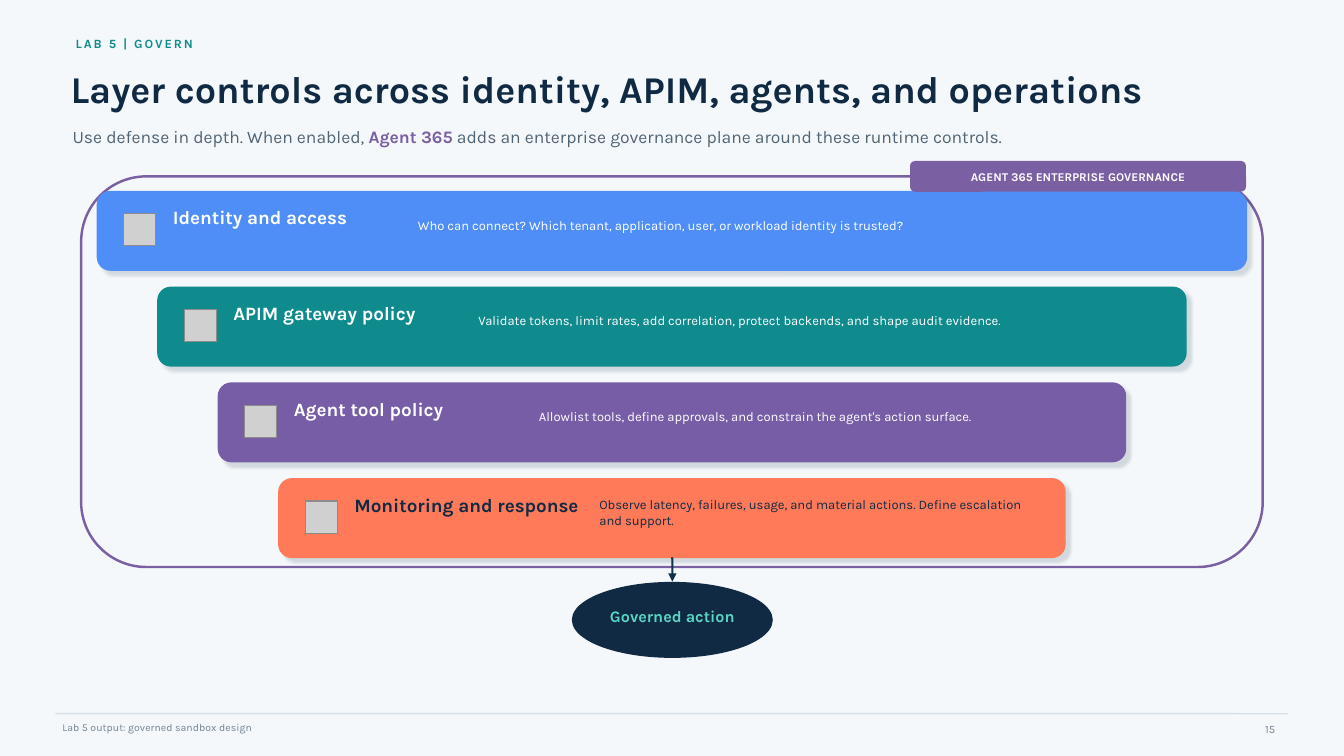
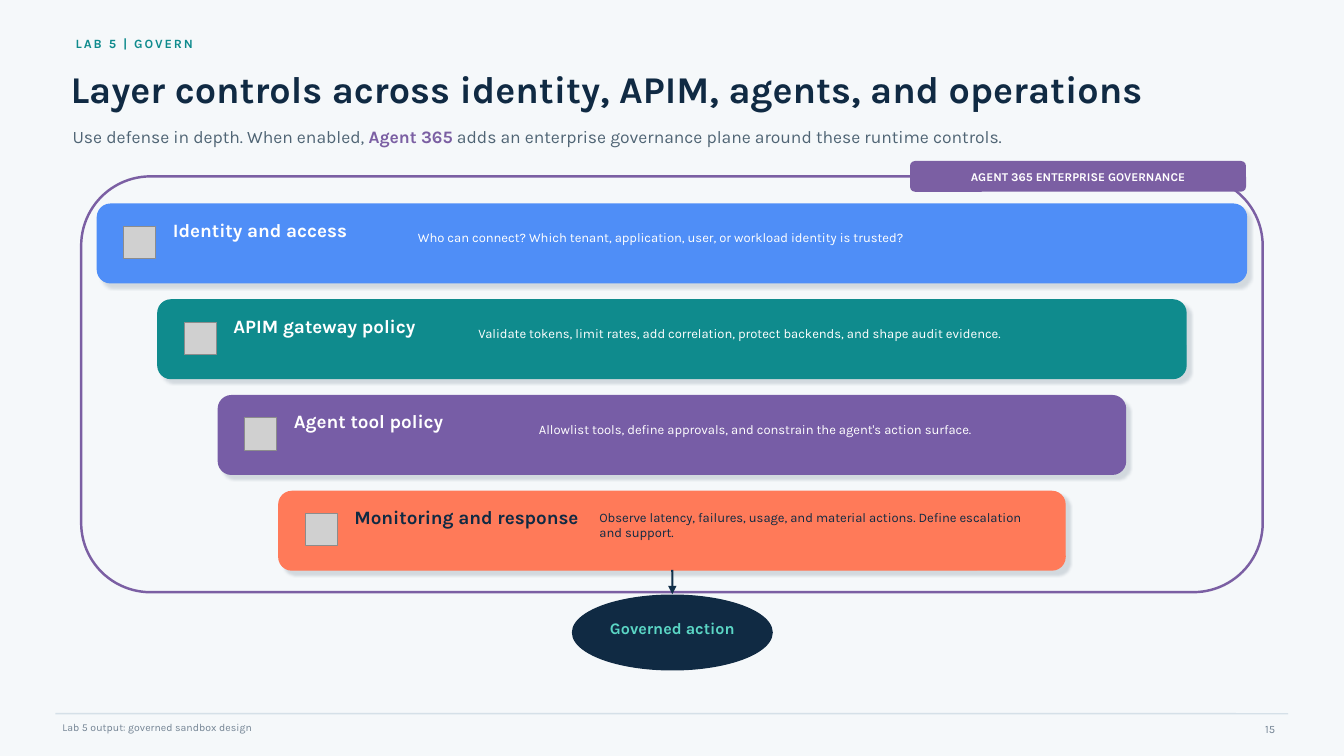
Before and after one commit to yurilausberg/foundry-apim-mcp-workshop, a slide deck: slide 15 of docs/foundry-apim-mcp-workshop.pptx. Drawn at 1344x756 pixels with LibreOffice and Linux fonts; fonts in the diff are those of the drawing; grey boxes stand for pictures. Boxes give left, top, right and bottom in pixels: in the first picture for what was removed or moved away, otherwise in the second. Text is boxed around its words. In the diff, an @@ line names an element or a change of style, - is before the commit and + after.

```diff
--- a/docs/foundry-apim-mcp-workshop.pptx
+++ b/docs/foundry-apim-mcp-workshop.pptx
@@ rounded rectangle: place and size @@
-rounded rectangle at box(82, 176, 1263, 568)
+rounded rectangle at box(82, 176, 1263, 592)
@@ 4 texts, 2 rounded rectangles, 1 ellipse, 1 arrow, 1 picture: place and size @@
-4 texts, 2 rounded rectangles, 1 ellipse, 1 arrow, 1 picture at box(124, 210, 1187, 657)
+4 texts, 2 rounded rectangles, 1 ellipse, 1 arrow, 1 picture at box(124, 223, 1187, 670)
@@ 5 texts, 3 pictures, 2 rounded rectangles: place and size @@
-5 texts, 3 pictures, 2 rounded rectangles at box(98, 192, 1247, 622)
+5 texts, 3 pictures, 2 rounded rectangles at box(98, 204, 1247, 634)
```
